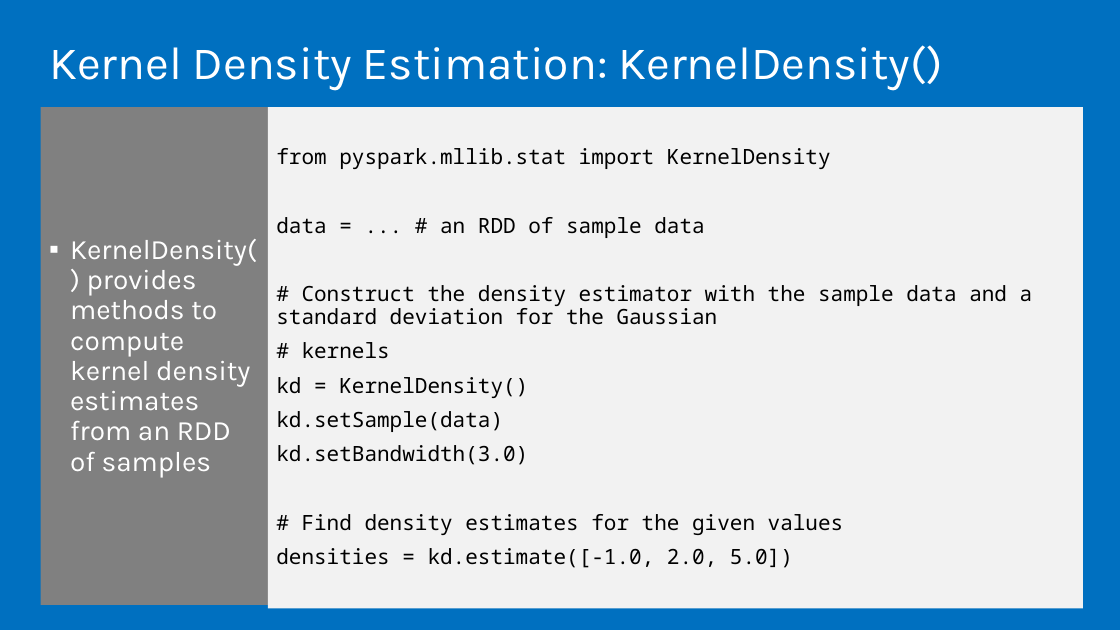
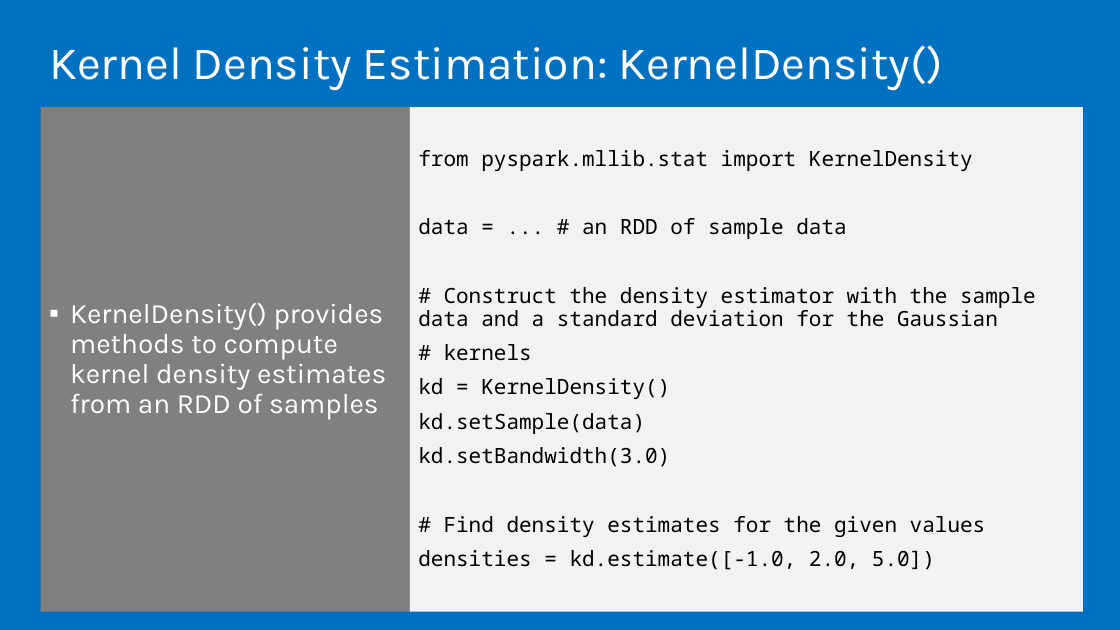
Before and after one commit to microsoft/AcademicContent, a slide deck: slide 24 of Instructor-Led/Module5/Lessons/Module5_Lesson4 Spark MLlib Basic Statistics.pptx (slide 25 before the commit). Drawn at 1120x630 pixels with LibreOffice and Linux fonts; fonts in the diff are those of the drawing. Boxes give left, top, right and bottom in pixels: in the first picture for what was removed or moved away, otherwise in the second. Text is boxed around its words. In the diff, an @@ line names an element or a change of style, - is before the commit and + after.

```diff
--- a/Instructor-Led/Module5/Lessons/Module5_Lesson4 Spark MLlib Basic Statistics.pptx
+++ b/Instructor-Led/Module5/Lessons/Module5_Lesson4 Spark MLlib Basic Statistics.pptx
@@ text "KernelDensity() provides methods to compute ...": place and size @@
-text "KernelDensity() provides methods to compute ..." at <box>40,108,267,606</box>
+text "KernelDensity() provides methods to compute ..." at <box>40,108,410,613</box>
@@ text "from pyspark.mllib.stat import KernelDensity": place and size @@
-text "from pyspark.mllib.stat import KernelDensity" at <box>268,108,1083,609</box>
+text "from pyspark.mllib.stat import KernelDensity" at <box>410,108,1083,613</box>
```
Also in this commit, not shown: 7 other slides changed, 5 slides added, 7 slides removed, 11 other files.
